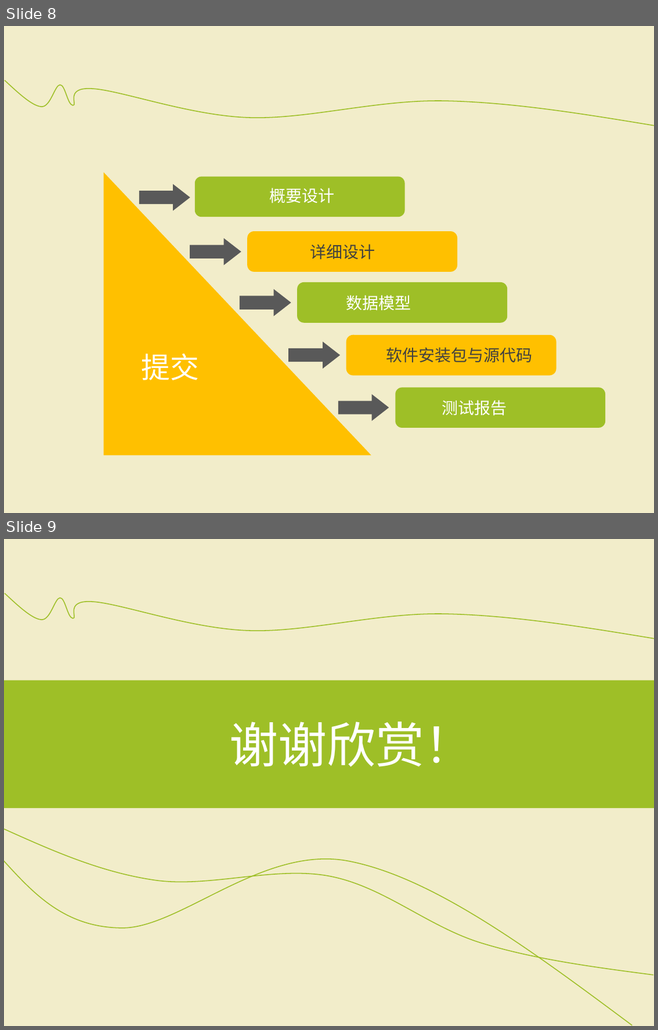
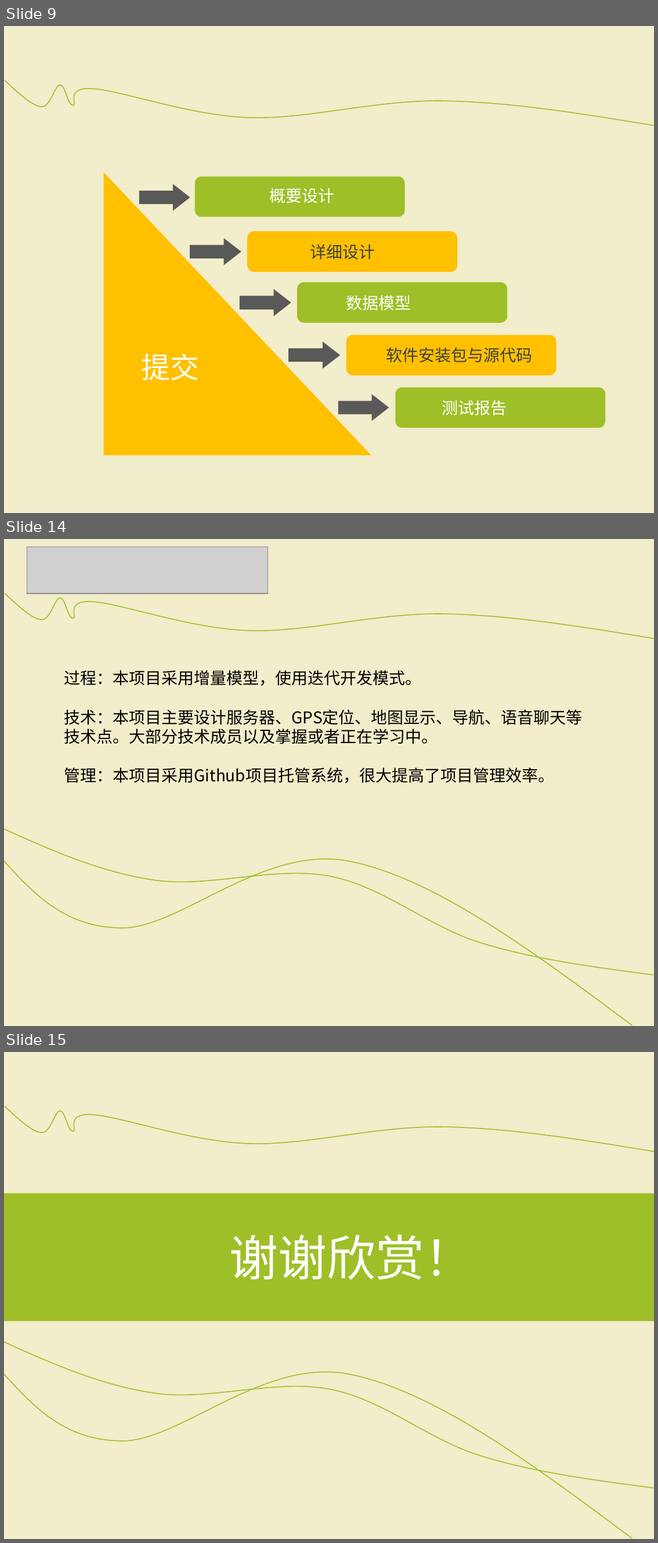
Before and after one commit to SoftwareOrganization/Dating_Position, a slide deck: doc of project/项目开发计划报告.ppt. Shown one above the other, each under a label of ours: slides 8 and 9 before the commit, slides 9, 14 and 15 after it; the slides between them are not shown. The pictures are 658x1030 and 658x1543 pixels, drawn with LibreOffice and Linux fonts; fonts in the diff are those of the drawing; grey boxes stand for pictures. Boxes give left, top, right and bottom in pixels: in the first picture for what was removed or moved away, otherwise in the second. Text is boxed around its words. In the diff, an @@ line names an element or a change of style, - is before the commit and + after.

```diff
--- a/doc of project/项目开发计划报告.ppt
+++ b/doc of project/项目开发计划报告.ppt
@@ slide 14 added at [4,539,654,1026], background #FFFFFF; not listed: 2 template elements that a slide beside it also shows @@
@@ picture added at [27,547,268,594] @@
@@ text added at [64,670,582,783], 18 pt, text #000000 @@
+过程：本项目采用增量模型，使用迭代开发模式。
+技术：本项目主要设计服务器、GPS定位、地图显示、导航、语音聊天等技术点。大部分技术成员以及掌握或者正在学习中。
+管理：本项目采用Github项目托管系统，很大提高了项目管理效率。
@@ freeform shape added at [4,829,653,976], outline #9EBF27 0.99 pt @@
@@ freeform shape added at [4,859,632,1026], outline #9EBF27 0.99 pt @@
@@ what was slide 8 is now slide 9 @@
@@ what was slide 9 is now slide 15 @@
```
Also in this commit, not shown: 2 slides changed, 5 other slides added.
